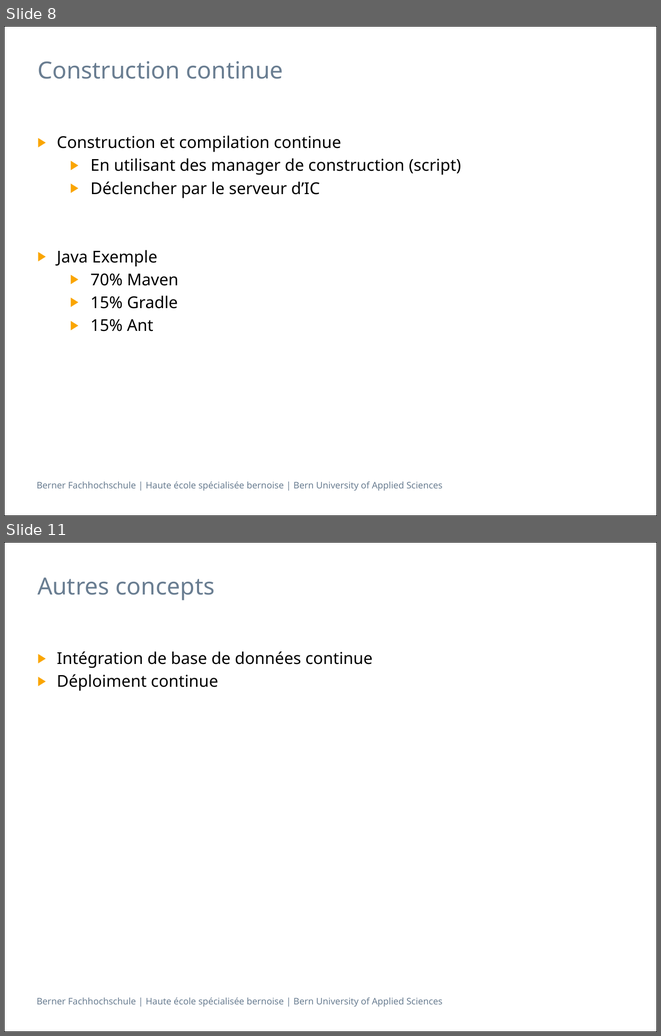
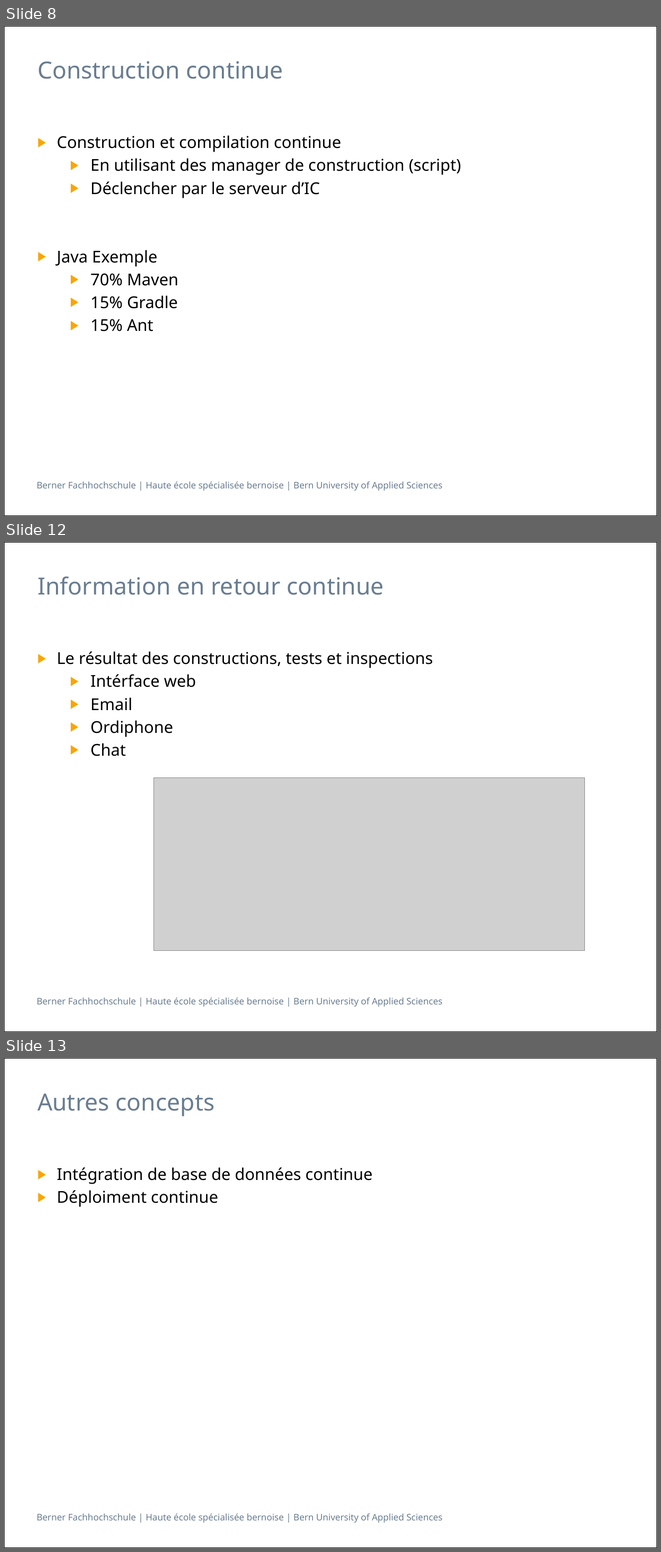
Before and after one commit to h3ll5ur7er/InfoSeminar, a slide deck: continuousIntegration/Infseminar_IntegrationContinue_aescd5.pptx. Shown one above the other, each under a label of ours: slides 8 and 11 before the commit, slides 8, 12 and 13 after it; the slides between them are not shown. The pictures are 661x1036 and 661x1552 pixels, drawn with LibreOffice and Linux fonts; fonts in the diff are those of the drawing; grey boxes stand for pictures. Boxes give left, top, right and bottom in pixels: in the first picture for what was removed or moved away, otherwise in the second. Text is boxed around its words. In the diff, an @@ line names an element or a change of style, - is before the commit and + after.

```diff
--- a/continuousIntegration/Infseminar_IntegrationContinue_aescd5.pptx
+++ b/continuousIntegration/Infseminar_IntegrationContinue_aescd5.pptx
@@ slide 12 added at box(4, 542, 657, 1032), background #FFFFFF; not listed: 2 template elements that a slide beside it also shows @@
@@ title added at box(37, 576, 383, 595), 26 pt, text #697D91 @@
+Information en retour continue
@@ text added at box(57, 651, 433, 756), 18 pt, text #000000 @@
+▶ Le résultat des constructions, tests et inspections
+  ▶ Intérface web
+  ▶ Email
+  ▶ Ordiphone
+  ▶ Chat
@@ picture added at box(153, 778, 584, 951) @@
@@ what was slide 11 is now slide 13 @@
```
Also in this commit, not shown: 3 slides changed, 6 other slides added, 2 slides removed, 26 other files.
